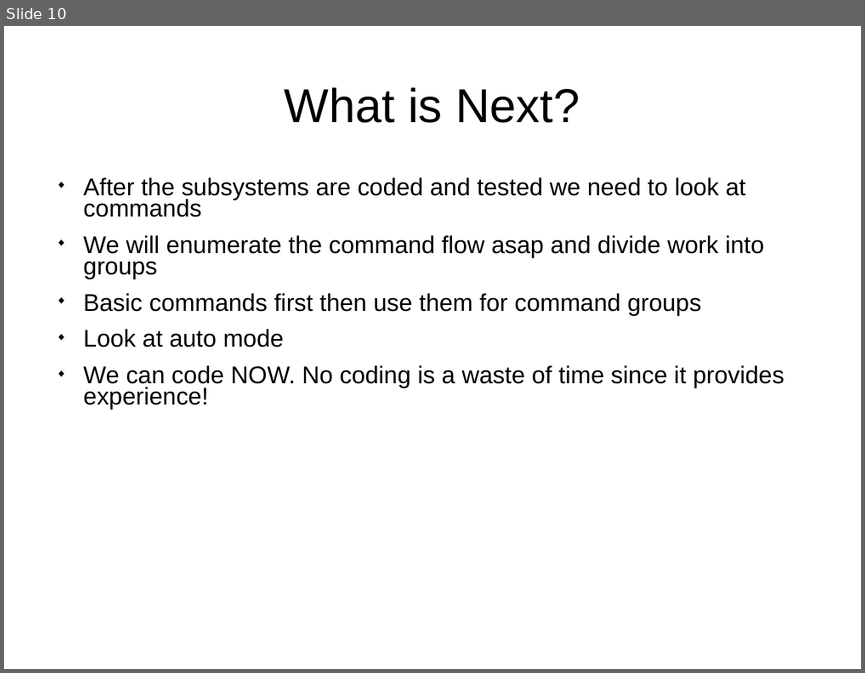
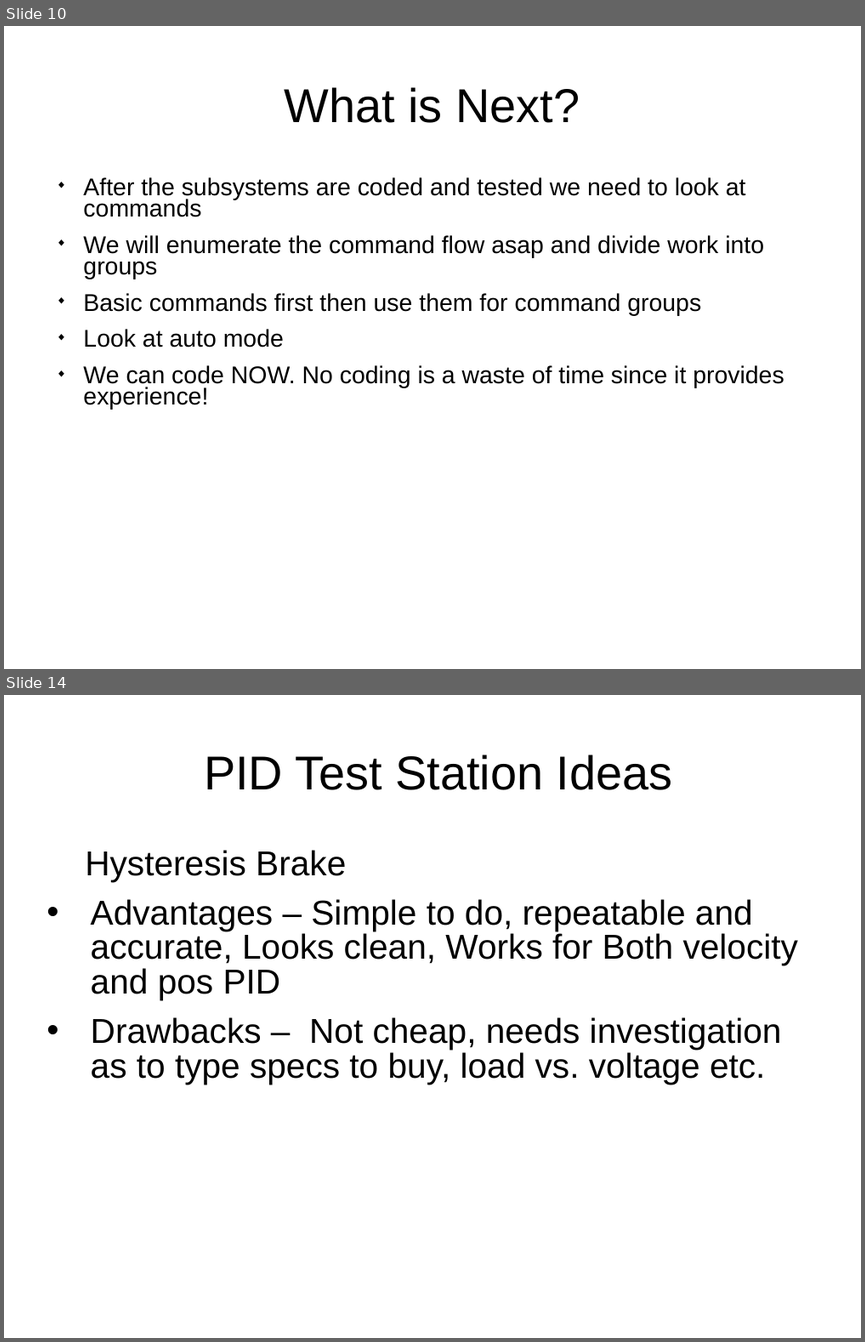
Before and after one commit to cloudbase1/TestStationDesigns, a slide deck: SwDevPlanFor2017.ppt. Shown one above the other, each under a label of ours: slide 10 before the commit, slides 10 and 14 after it; the slides between them are not shown. The pictures are 865x673 and 865x1342 pixels, drawn with LibreOffice and Linux fonts; fonts in the diff are those of the drawing. Boxes give left, top, right and bottom in pixels: in the first picture for what was removed or moved away, otherwise in the second. Text is boxed around its words. In the diff, an @@ line names an element or a change of style, - is before the commit and + after.

Commit message:
Added more ideas to PID test station like hysteresis brake

```diff
--- a/SwDevPlanFor2017.ppt
+++ b/SwDevPlanFor2017.ppt
@@ slide 14 added at [4,695,861,1338], background #FFFFFF @@
@@ title added at [204,755,673,790], 44 pt, text #000000 @@
+PID Test Station Ideas
@@ text added at [85,850,798,1084], 32 pt, text #000000 @@
+Hysteresis Brake
+• Advantages – Simple to do, repeatable and accurate, Looks clean, Works for Both velocity and pos PID
+• Drawbacks – Not cheap, needs investigation as to type specs to buy, load vs. voltage etc.
```
Also in this commit, not shown: 1 slide changed, 2 other slides added.
